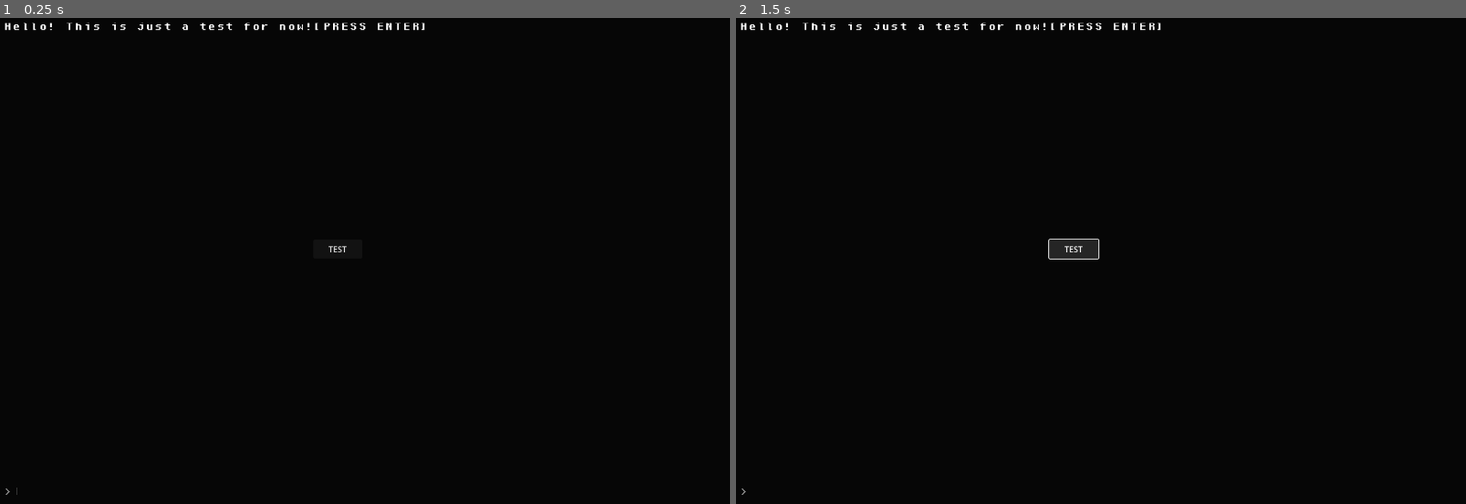
Above: before the commit, frames 1-2 (left to right).
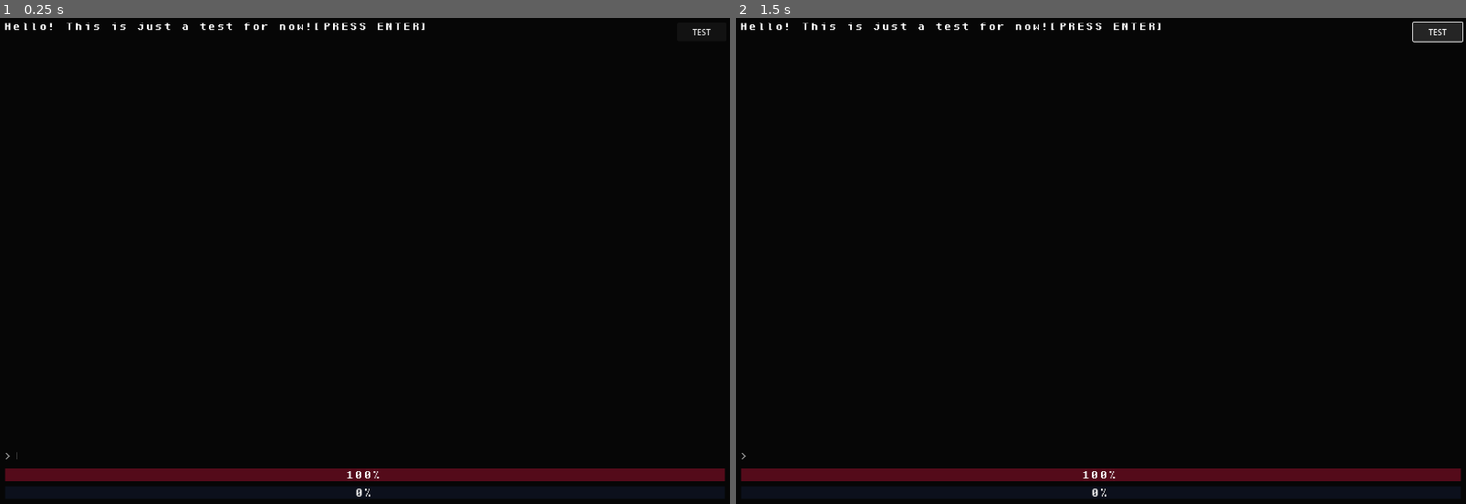
Above: after the commit, the same moments.

Repository: RhineQueen/GameOff-Secrets
Game: Godot game, scene res://Scenes/game.tscn
The game is run twice, just before and just after one commit, with the same random seed, the same clock (stepped at 60 frames per second) and the same inputs.
Inputs:
- Up to frame 1 (0.25 s): no input
- Up to frame 2 (1.5 s): click "TEST" at 0.5 s; click "TEST" at 1.25 s

The runs differ from the first frame. In frame 1, 2.7% of the frame differs, in the area x 0-100%, y 2-99%; in frame 2, 3.2%, in the area x 0-100%, y 0-99%.

Commit message:
Patched faulty keyword creation

Diff:
--- a/gameoff-secrets/Scenes/game.tscn
+++ b/gameoff-secrets/Scenes/game.tscn
@@ -25,6 +25,18 @@
 [sub_resource type="StyleBoxEmpty" id="StyleBoxEmpty_qgrsl"]
 
 [sub_resource type="StyleBoxEmpty" id="StyleBoxEmpty_uof1j"]
+
+[sub_resource type="StyleBoxFlat" id="StyleBoxFlat_gl2c2"]
+bg_color = Color(0.862745, 0.0784314, 0.235294, 0.0980392)
+
+[sub_resource type="StyleBoxFlat" id="StyleBoxFlat_lo8e4"]
+bg_color = Color(0.862745, 0.0784314, 0.235294, 0.294118)
+
+[sub_resource type="StyleBoxFlat" id="StyleBoxFlat_cymo1"]
+bg_color = Color(0.254902, 0.411765, 0.882353, 0.0980392)
+
+[sub_resource type="StyleBoxFlat" id="StyleBoxFlat_cgf81"]
+bg_color = Color(0.254902, 0.411765, 0.882353, 0.294118)
 
 [node name="Game" type="Control"]
 layout_mode = 3
@@ -95,7 +107,6 @@
 size_flags_horizontal = 3
 theme_override_styles/focus = SubResource("StyleBoxEmpty_qgrsl")
 theme_override_styles/normal = SubResource("StyleBoxEmpty_uof1j")
-max_length = 50
 context_menu_enabled = false
 clear_button_enabled = true
 shortcut_keys_enabled = false
@@ -106,12 +117,27 @@
 caret_force_displayed = true
 script = ExtResource("1_1r508")
 
+[node name="life_bar" type="ProgressBar" parent="BG/MarginContainer/Gamescreen"]
+custom_minimum_size = Vector2(0, 25)
+layout_mode = 2
+theme_override_styles/background = SubResource("StyleBoxFlat_gl2c2")
+theme_override_styles/fill = SubResource("StyleBoxFlat_lo8e4")
+step = 1.0
+value = 25.0
+
+[node name="completion_bar" type="ProgressBar" parent="BG/MarginContainer/Gamescreen"]
+custom_minimum_size = Vector2(0, 25)
+layout_mode = 2
+theme_override_styles/background = SubResource("StyleBoxFlat_cymo1")
+theme_override_styles/fill = SubResource("StyleBoxFlat_cgf81")
+value = 75.0
+
 [node name="TESTButton" type="Button" parent="."]
 layout_mode = 2
-offset_left = 618.0
-offset_top = 438.0
-offset_right = 715.0
-offset_bottom = 475.0
+offset_left = 1336.0
+offset_top = 9.0
+offset_right = 1433.0
+offset_bottom = 46.0
 text = "TEST"
 
 [node name="DataCompiler" type="Node" parent="."]
--- a/gameoff-secrets/Scripts/data_compiler.gd
+++ b/gameoff-secrets/Scripts/data_compiler.gd
@@ -8,9 +8,6 @@
 var encoded_ready : bool = false
 var temp_keywords: Array[String]
 var final_data: String
-
-#func GAME SETUP SIGNALS
-	#connect new_final_data to GAME
 
 
 func _on_puzzle_generator_new_puzzle_params(parameters: Array[Array]) -> void:
@@ -52,7 +49,7 @@
 func make_keywords(num_of_words: int)-> Array[String]:
 	var new_word: String = ""
 	var new_keywords: Array[String]
-	var param_to_check: int = 0
+	var param_to_check: int
 
 	#asses params for each keyword needed and generate keyword string
 	for word in num_of_words:
@@ -63,12 +60,12 @@
 				match param_to_check:
 					0:#set Keyword
 						new_word = PuzzleDictionary.keyword_builder_key.get(new_params[word][param]) + new_word
-					1:#add Flare to front and back
+					1:#add Colour to front and back
+						new_word = PuzzleDictionary.colour_builder_key_a.get(new_params[word][param]) + new_word
+						new_word += PuzzleDictionary.colour_builder_key_b.get(new_params[word][param])
+					2:#add Flare bbcode to front and back
 						new_word = PuzzleDictionary.flare_builder_key_a.get(new_params[word][param]) + new_word
 						new_word += PuzzleDictionary.flare_builder_key_b.get(new_params[word][param])
-					2:#add Colour bbcode to front and back
-						new_word = PuzzleDictionary.colour_builder_key_a.get(new_params[word][param]) + new_word
-						new_word += PuzzleDictionary.colour_builder_key_b.get(new_params[word][param])
 			param_to_check += 1
 		new_keywords.append(new_word)
 
--- a/gameoff-secrets/Scripts/data_encoder.gd
+++ b/gameoff-secrets/Scripts/data_encoder.gd
@@ -5,10 +5,7 @@
 var encoded_data : String
 var temp_data: String
 
-#func GAME SETUP SIGNALS
-	#connect new_encoded to DATA COMPILER
 
-	#Signal new_encoded.
 func _on_plaintext_data_new_plaintext(plaintext_data: Array) -> void:
 	temp_data = plaintext_data[0]
 	#TODO add checks for encoding
--- a/gameoff-secrets/Scripts/game.gd
+++ b/gameoff-secrets/Scripts/game.gd
@@ -1,11 +1,15 @@
 extends Control
 
+#game logic omponents
 @onready var data_compiler: Node = $DataCompiler
 @onready var puzzle_generator: Node = $PuzzleGenerator
 @onready var plaintext_data: Node = $PlaintextData
 @onready var data_encoder: Node = $DataEncoder
 @onready var result_check: Node = $ResultCheck
+#display components
 @onready var data_display: RichTextLabel = $BG/MarginContainer/Gamescreen/GameInfo/ScrollContainer/DataDisplay
+@onready var life_bar: ProgressBar = $BG/MarginContainer/Gamescreen/life_bar
+@onready var completion_bar: ProgressBar = $BG/MarginContainer/Gamescreen/completion_bar
 
 #TODO add feedback for wrong answers and progress bars for Firewall integrity(lives/ lose con) and recovery progress(completion to win con)
 
@@ -23,6 +27,10 @@
 
 
 func _ready() -> void:
+	#reset life and progress
+	#TODO setup constants
+	lives = 100
+	completion_progress = 0
 	#setup for tutorial
 	intro_step = 0
 	in_intro = true
@@ -61,6 +69,7 @@
 		#Signal PlaintextData and PuzzleGenerator to trigger a new puzzle.
 		generate_data.emit()
 
+
 #Store data from puzzle gen and enciphering
 func _on_puzzle_generator_new_puzzle_params(parameters: Array[Array]) -> void:
 	current_puzzle_params = parameters
@@ -72,7 +81,16 @@
 #update display components
 func update_display(new_data: String):
 	data_display.text = new_data
+	life_bar.value = lives
+	completion_bar.value = completion_progress
 
+
+func winloss_handle():
+	if lives <= 0:
+		pass#lose
+
+	if completion_progress >= 100:#TODO set constant
+		pass#win
 
 #func RESULTCHECK RESULTS COMPLETE
 	#update game state based on results.
--- a/gameoff-secrets/Scripts/plaintext_data.gd
+++ b/gameoff-secrets/Scripts/plaintext_data.gd
@@ -7,8 +7,6 @@
 var cipher_level: int = 0
 var text_depth: int = 0
 
-#func GAME SETUP SIGNALS
-	#connect new_plaintext to DAATA ENCODER
 
 func _on_game_generate_data() -> void:
 	plaintext_string = get_from_storage()
--- a/gameoff-secrets/Scripts/puzzle_generator.gd
+++ b/gameoff-secrets/Scripts/puzzle_generator.gd
@@ -22,8 +22,8 @@
 	#clear vars
 	keyword.clear()
 	parameters.clear()
-	#Decide how many keywords are in this puzzle based on the player's progress.(1-6)
-	num_of_keywords = randi_range(1,6)
+	#Decide how many keywords are in this puzzle based on the player's progress.(1-4)
+	num_of_keywords = 1
 	#Loop keyword generation for number of keywords
 	for num in num_of_keywords:
 		parameters.append(generate_keyword())
@@ -44,9 +44,9 @@
 	#Pick a Keyword value between 1 and 8. 0 is the default and used for error catching.
 	keyword_val = randi_range(1,8)
 	#Chance to pick a colour 0-4. 0 means no colour
-	color_val = randi_range(1,4)
+	color_val = randi_range(0,4)
 	#Chance to pick a flare 0-4. 0 means no flare
-	flare_val = randi_range(1,4)
+	flare_val = randi_range(0,4)
 	#Chance to pick an equataion 0-4. 0 means no equation.
 	#equate_val = randi_range(1,4)
 	#If equation, decide variable value.
--- a/gameoff-secrets/Scripts/result_check.gd
+++ b/gameoff-secrets/Scripts/result_check.gd
@@ -14,50 +14,78 @@
 	pass # Replace with function body.
 
 func _on_game_check_results(player_input: String, puzzle_params: Array[Array]) -> void:
+	#reset vars
+	correct = 0
+	incorrect = 0
 	#split player input into an array of strings
-	input_assessing_pntr = 0
-	params_assessing_pntr = 0
 	var input_to_assess: PackedStringArray = player_input.split(" ")
 	var parameters_to_assess: Array[Array] = puzzle_params
 	var results: Array[bool]
 
+	#check and account for input size
+	if player_input == "":
+		incorrect = parameters_to_assess.size()*3
+		check_logic(input_to_assess, parameters_to_assess)
+	elif input_to_assess.size() < parameters_to_assess.size():
+		incorrect = parameters_to_assess.size() - input_to_assess.size()
+		check_logic(input_to_assess, parameters_to_assess)
+	elif input_to_assess.size() > parameters_to_assess.size():
+		incorrect = input_to_assess.size() - parameters_to_assess.size()
+		check_logic(input_to_assess, parameters_to_assess)
+	else:
+		check_logic(input_to_assess, parameters_to_assess)
+
 	#FORMATTING OF RETURNED PARAMETERS [keyword_val,colour_val,flare_val,equate_val,equate_var_val]
-
-	#Check player input strings against puzzle params(consult puzzle dict)
-	#check for keyword
-	if input_to_assess[input_assessing_pntr].contains(PuzzleDictionary.keyword_key.get(parameters_to_assess[input_assessing_pntr][params_assessing_pntr])):
-		print("GOOD keyword")
-		correct += 1
-	else:
-		print("OOPS keyword")
-		incorrect += 1
-
-	#increment params assessing_pntr to assess colour
-	params_assessing_pntr += 1
-	#if has colour, check for colour.,
-	if (parameters_to_assess[input_assessing_pntr][params_assessing_pntr]) != 0:
-		if input_to_assess[input_assessing_pntr].begins_with(PuzzleDictionary.colour_key.get(parameters_to_assess[input_assessing_pntr][params_assessing_pntr])):
-			print("GOOD colour")
-			correct += 1
-		else:
-			print("OOPS colour")
-			incorrect += 1
-	else:
-		print("NO colour")
-
-	#increment params assessing_pntr to assess flare
-	params_assessing_pntr += 1
-	#if has flare, check for flare.,
-	if (parameters_to_assess[input_assessing_pntr][params_assessing_pntr]) != 0:
-		if input_to_assess[input_assessing_pntr].ends_with(PuzzleDictionary.flare_key.get(parameters_to_assess[input_assessing_pntr][params_assessing_pntr])):
-			print("GOOD flare")
-			correct += 1
-		else:
-			print("OOPS flare")
-			incorrect += 1
-	else:
-		print("NO flare")
-
 	#return results to game
 	results_complete.emit(correct, incorrect)
 	#I WOULD PUT AN EQUATION CHECKER HERE BUT I DON'T FEEL LIKE FIGURING HTAT OUT RIGHT NOW. math suxxxx Xp
+
+
+#actual logic to check whatever input the palyer gives
+func check_logic(input_to_assess: PackedStringArray, parameters_to_assess: Array[Array]):
+	input_assessing_pntr = 0
+
+	#for entry in input_to_assess:
+	while input_assessing_pntr < input_to_assess.size():
+		params_assessing_pntr = 0
+
+		#out of bounds checking if player inputs more words than there are params
+		if input_assessing_pntr >= parameters_to_assess.size():
+			return
+
+		#Check player input strings against puzzle params(consult puzzle dict)
+		#check for keyword
+		if input_to_assess[input_assessing_pntr].contains(PuzzleDictionary.keyword_key.get(parameters_to_assess[input_assessing_pntr][params_assessing_pntr])):
+			print("GOOD keyword")
+			correct += 1
+		else:
+			print("OOPS keyword")
+			incorrect += 1
+
+		#increment params assessing_pntr to assess colour
+		params_assessing_pntr += 1
+		#if has colour, check for colour.,
+		if (parameters_to_assess[input_assessing_pntr][params_assessing_pntr]) != 0:
+			if input_to_assess[input_assessing_pntr].begins_with(PuzzleDictionary.colour_key.get(parameters_to_assess[input_assessing_pntr][params_assessing_pntr])):
+				print("GOOD colour")
+				correct += 1
+			else:
+				print("OOPS colour")
+				incorrect += 1
+		else:
+			print("NO colour")
+
+		#increment params assessing_pntr to assess flare
+		params_assessing_pntr += 1
+		#if has flare, check for flare.,
+		if (parameters_to_assess[input_assessing_pntr][params_assessing_pntr]) != 0:
+			if input_to_assess[input_assessing_pntr].ends_with(PuzzleDictionary.flare_key.get(parameters_to_assess[input_assessing_pntr][params_assessing_pntr])):
+				print("GOOD flare")
+				correct += 1
+			else:
+				print("OOPS flare")
+				incorrect += 1
+		else:
+			print("NO flare")
+
+		input_assessing_pntr += 1
Not shown: 1 places in gameoff-secrets/Scenes/game.tscn that only renumber resources
Not shown, changed: Gameof 2024 Secrets.odt
